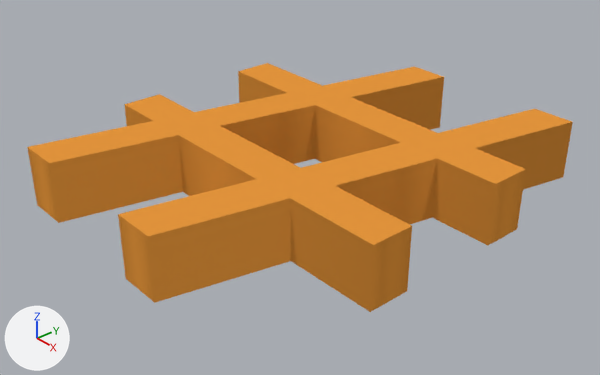
What one commit did to the Blender file assets/hashtag.blend.
Rendered twice from a camera (50 mm lens) standing at (0.877, -0.781, 0.589) and looking at (0.005, -0.022, -0.034). Lighting does not change. The marker at lower left points along +X, +Y and +Z.

The first picture shows 'Text'.
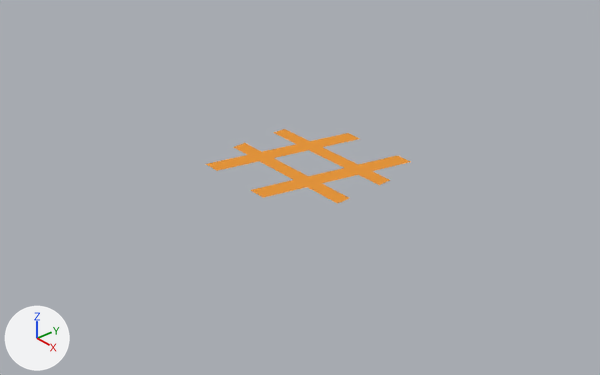
Location of each change, (x1, y1, x2, y2) in pixels of the pictures (600 x 375 px):
'Text', reshaped, rescaled (62% narrower, 70% shorter): before (27, 63, 573, 312); after (206, 129, 411, 204)

The change in detail:
In text 'Text' (txt_text), extrude is no longer 0.05.
Object 'Text' (ob_text) is rescaled from (1.0, 1.0, 1.0) to (0.429, 0.358, 1.0).
